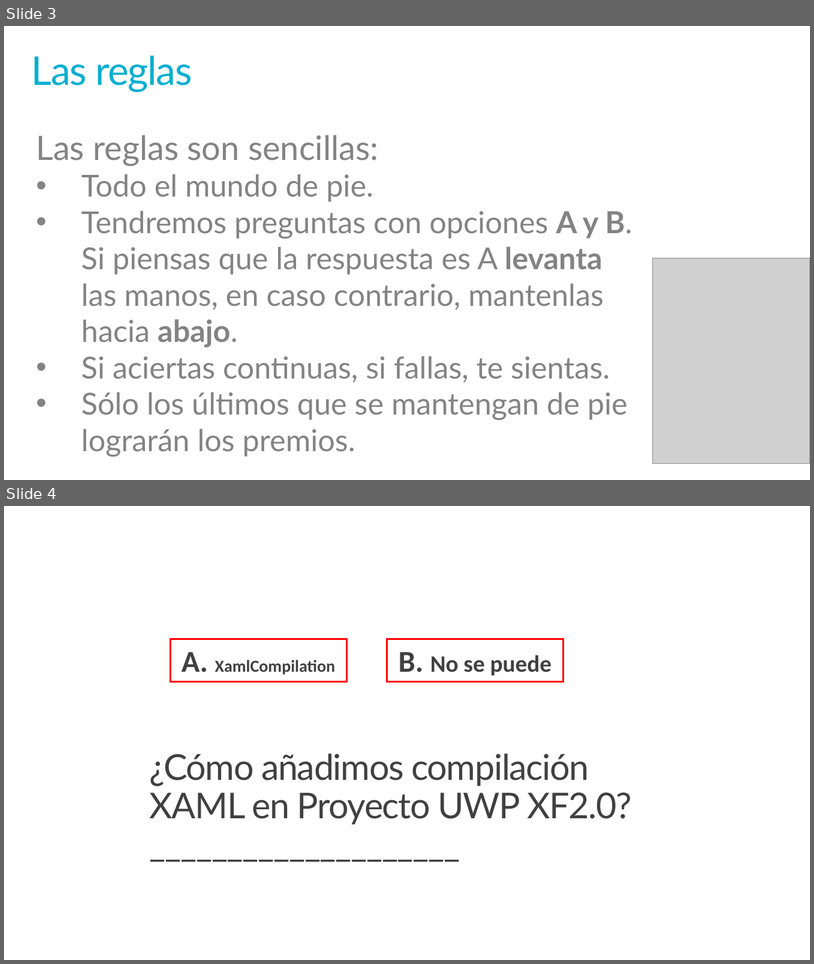
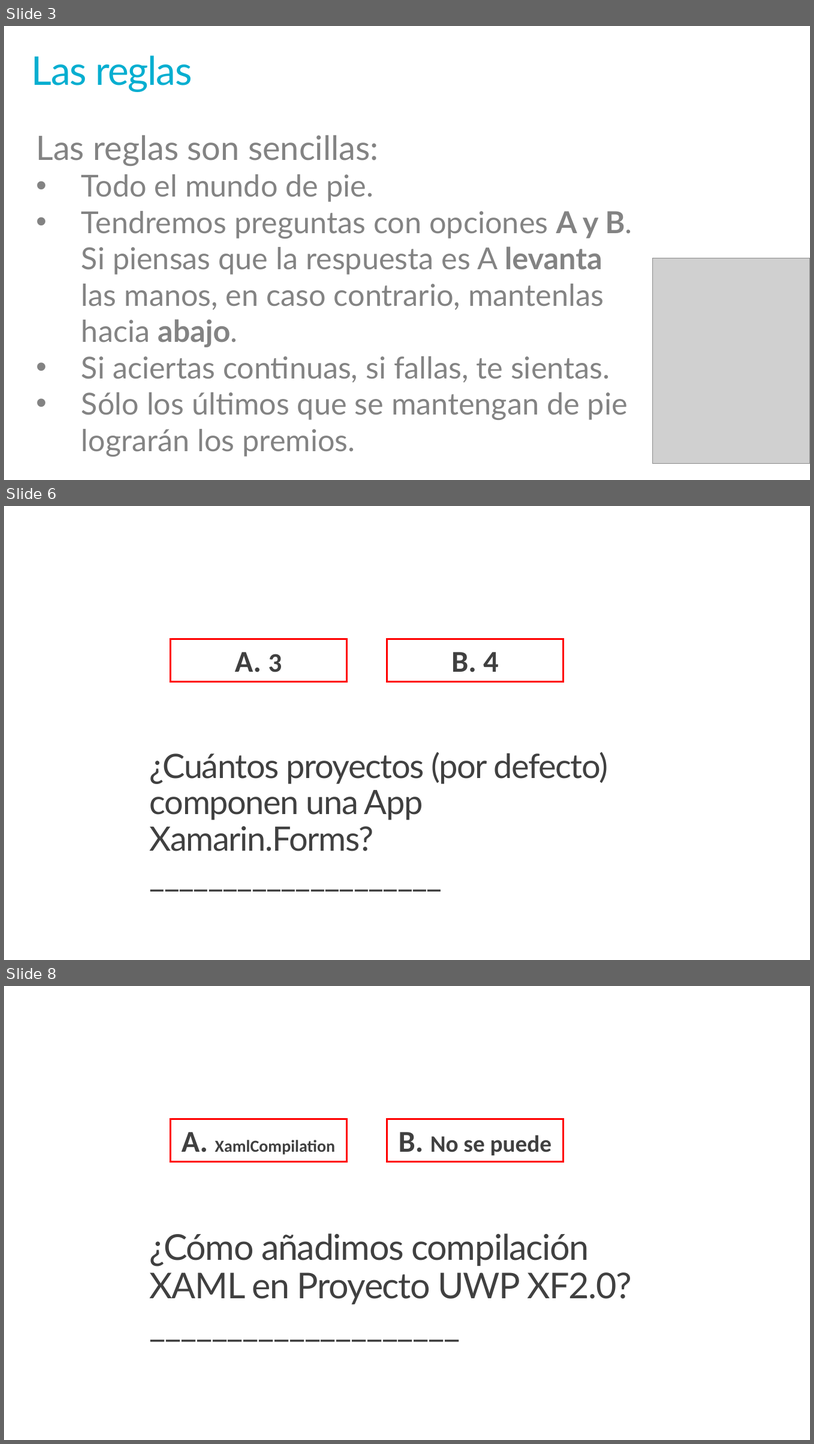
Before and after one commit to jsuarezruiz/Events, a slide deck: Xamarin 4 Party/03. Xamarin 4 Contest.pptx. Shown one above the other, each under a label of ours: slides 3 and 4 before the commit, slides 3, 6 and 8 after it; the slides between them are not shown. The pictures are 814x964 and 814x1444 pixels, drawn with LibreOffice and Linux fonts; fonts in the diff are those of the drawing; grey boxes stand for pictures; background and template pictures are left out. Boxes give left, top, right and bottom in pixels: in the first picture for what was removed or moved away, otherwise in the second. Text is boxed around its words. In the diff, an @@ line names an element or a change of style, - is before the commit and + after.

```diff
--- a/Xamarin 4 Party/03. Xamarin 4 Contest.pptx
+++ b/Xamarin 4 Party/03. Xamarin 4 Contest.pptx
@@ slide 6 added at box(4, 506, 810, 960), background #FFFFFF @@
@@ rectangle added at box(170, 639, 347, 681), outline #FF0000 2.25 pt, 36 pt, text #404040, bold @@
+A. 3
@@ rectangle added at box(387, 639, 564, 681), outline #FF0000 2.25 pt, 36 pt, text #404040, bold @@
+B. 4
@@ title added at box(150, 752, 608, 851), 40 pt, text #404040 @@
+¿Cuántos proyectos (por defecto) componen una App Xamarin.Forms?
+____________________
@@ what was slide 4 is now slide 8 @@
```
Also in this commit, not shown: 3 slides changed, 9 other slides added.
